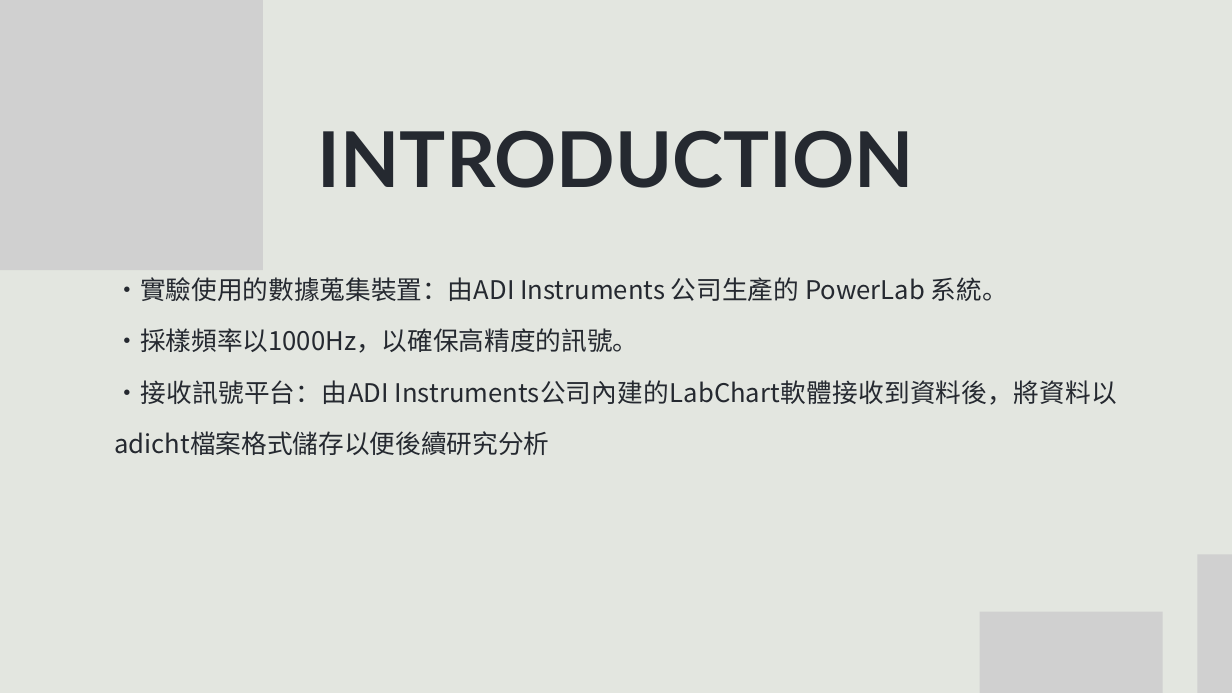
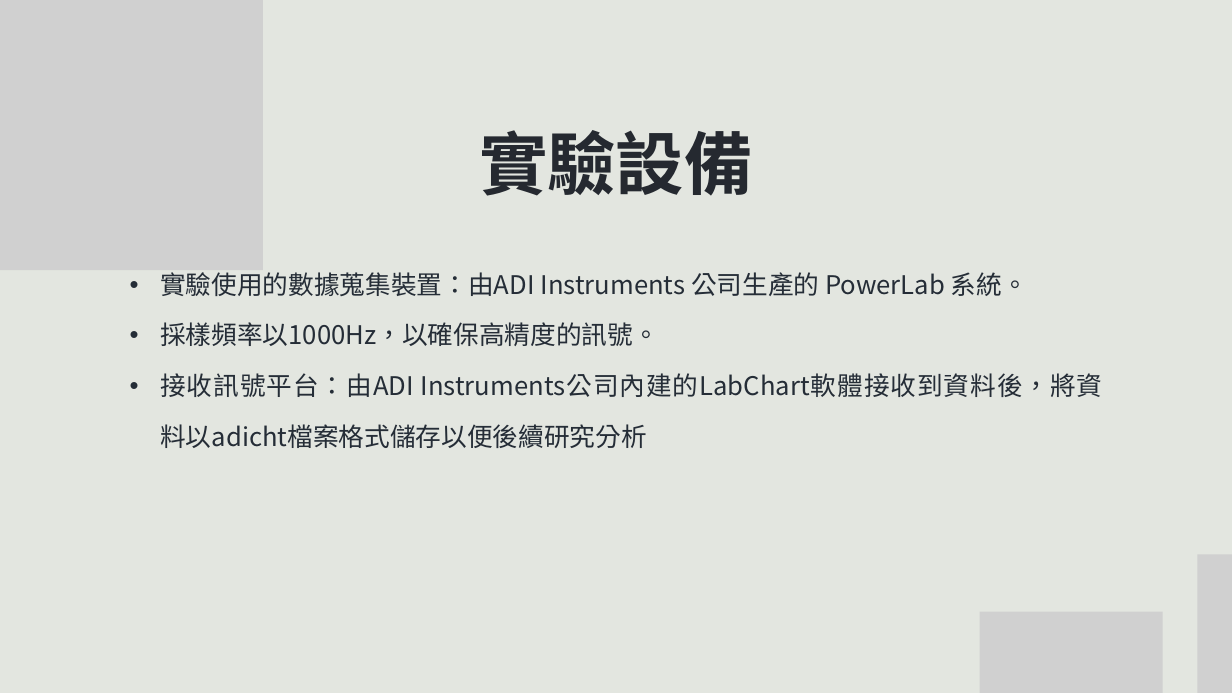
Before and after one commit to m11217045/PPG, a slide deck: slide 9 of 碩論/Ivory Black Simple Geometric Research Project Presentation.pptx (slide 8 before the commit). Drawn at 1232x693 pixels with LibreOffice and Linux fonts; fonts in the diff are those of the drawing; grey boxes stand for pictures. Boxes give left, top, right and bottom in pixels: in the first picture for what was removed or moved away, otherwise in the second. Text is boxed around its words. In the diff, an @@ line names an element or a change of style, - is before the commit and + after.

```diff
--- a/碩論/Ivory Black Simple Geometric Research Project Presentation.pptx
+++ b/碩論/Ivory Black Simple Geometric Research Project Presentation.pptx
@@ text at [479,130,753,196]: text changed; size 90 to 80 pt; font Lato to Noto Sans CJK SC @@
-INTRODUCTION
+實驗設備
@@ text at [160,272,1103,448]: text changed; text colour #252930 to #252D37 @@
-•實驗使用的數據蒐集裝置：由ADI Instruments 公司生產的 PowerLab 系統。
-•採樣頻率以1000Hz，以確保高精度的訊號。
-•接收訊號平台：由ADI Instruments公司內建的LabChart軟體接收到資料後，將資料以adicht檔案格式儲存以便後續研究分析
+• 實驗使用的數據蒐集裝置：由ADI Instruments 公司生產的 PowerLab 系統。
+• 採樣頻率以1000Hz，以確保高精度的訊號。
+• 接收訊號平台：由ADI Instruments公司內建的LabChart軟體接收到資料後，將資料以adicht檔案格式儲存以便後續研究分析
```
Also in this commit, not shown: 9 other slides changed, 36 slides added, 10 slides removed, 10 other files.
